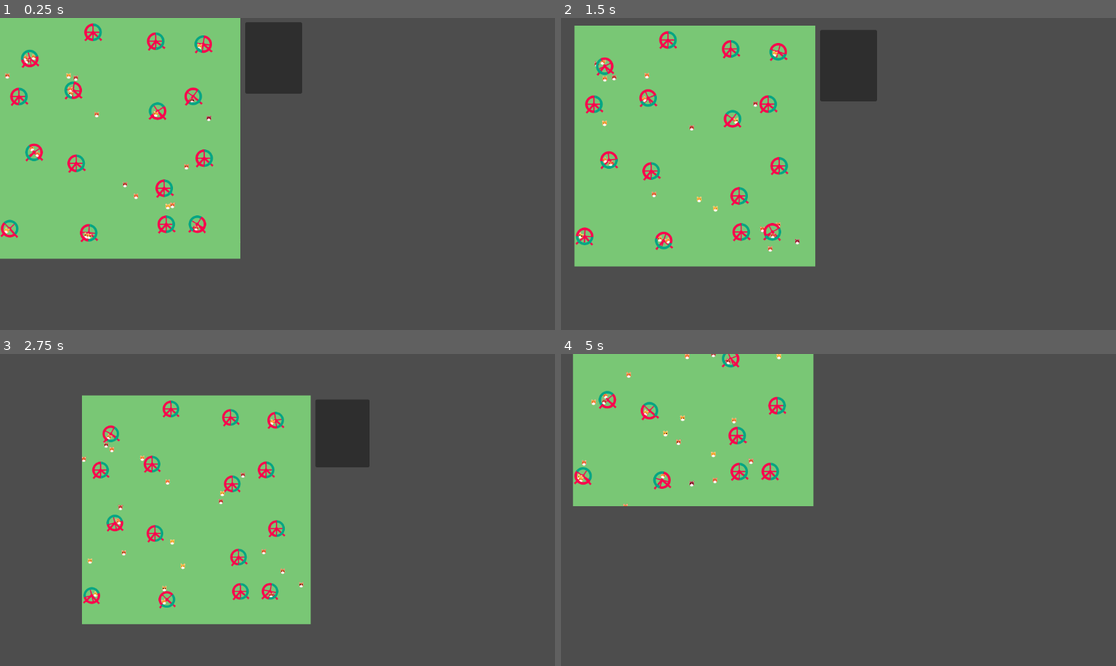
Above: before the commit, frames 1-4 (two rows, left to right).
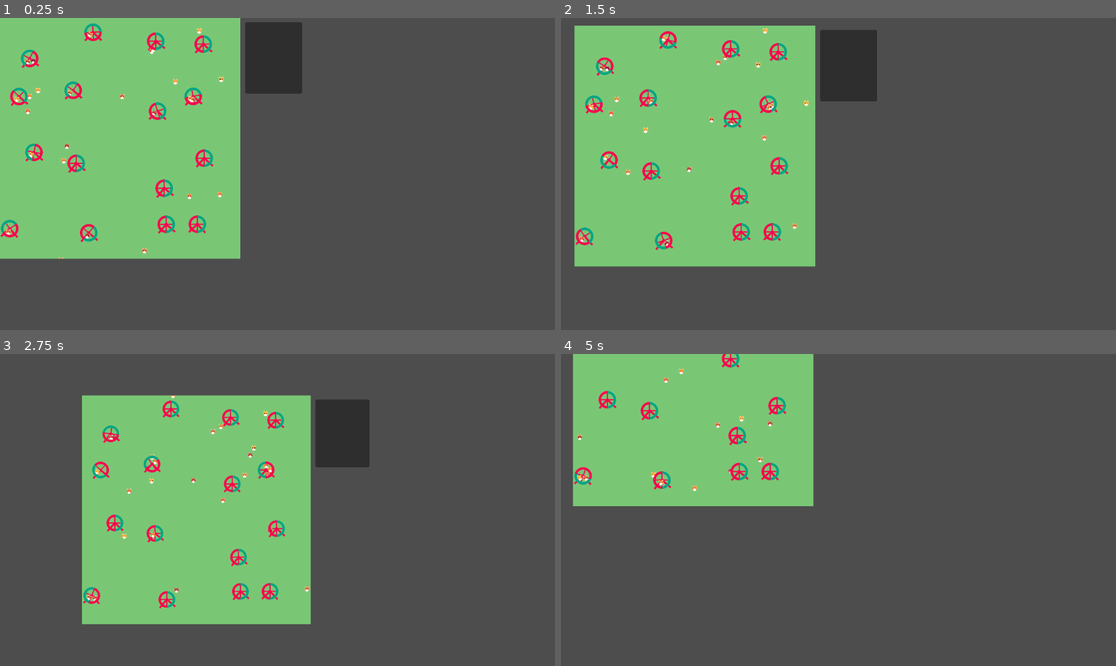
Above: after the commit, the same moments.

Repository: ErikSeewald/Pronicula
Game: Godot game, scene res://scenes/Hamsters.tscn
Two runs of this game, one before a commit and one after it. Both use one fixed random seed, a clock stepped at 60 frames per second and the inputs below.
Inputs (mouse positions are in pixels of both pictures, inside the frame that each line leads up to):
- Up to frame 1 (0.25 s): no input
- Up to frame 2 (1.5 s): move the mouse to (960, 158) at 0.52 s; hold Middle mouse button (move_around) 0.53-1.25 s; click (960, 158) at 0.67 s; drag from (727, 189) to (810, 236) at 1.27 s
- Up to frame 3 (2.75 s): move the mouse to (333, 441) at 2.02 s; tap Mouse wheel down (zoom_out) at 2.1 s; click (333, 441) at 2.17 s
- Up to frame 4 (5 s): drag from (810, 572) to (672, 463) at 2.77 s; move the mouse to (1005, 556) at 3.52 s; tap Mouse wheel up (zoom_in) at 3.6 s; click (1005, 556) at 3.67 s; drag from (672, 463) to (755, 432) at 4.27 s

The runs differ from the first frame. In frame 1, 1.2% of the frame differs, in the area x 0-41%, y 1-78%; in frame 2, 1.3%, in the area x 2-45%, y 3-76%; in frame 3, 1.1%; in frame 4, 0.8%.

Commit message:
more hamster refactoring

Diff:
--- a/scenes/Hamsters.tscn
+++ b/scenes/Hamsters.tscn
@@ -6,12 +6,13 @@
 
 [sub_resource type="ShaderMaterial" id="ShaderMaterial_58ydm"]
 shader = ExtResource("2_dters")
-shader_parameter/time = 126.465
+shader_parameter/time = 210.85
 shader_parameter/size = 12.0
 shader_parameter/seed = 1
 shader_parameter/jitter_intensity = 2.0
 shader_parameter/hamster_count = 30
 shader_parameter/bobbing_speed = 50.0
+shader_parameter/wheel_desire = 0.75
 
 [node name="Hamsters" type="Node2D" unique_id=699650666]
 
--- a/shaders/demos/hamsters/hamsters.gdshader
+++ b/shaders/demos/hamsters/hamsters.gdshader
@@ -31,6 +31,16 @@
 const float HAMSTER_SIZE = 0.13;
 uniform uint hamster_count = 30;
 uniform float bobbing_speed = 50.0;
+uniform float wheel_desire: hint_range(0.0, 1.0) = 0.75; // Chance to choose a wheel as the next goal
+
+// Jitters the given coordinates with a jitter seed derived from
+// the jitter group they fall into.
+// As a result, all coordinates within the same group are jittered the same.
+vec2 jitter_grouped(vec2 coords)
+{
+	vec2 jitter_seed = floor(coords  / float(jitter_bounds));
+	return jitter(coords, jitter_seed, seed, jitter_intensity);
+}
 
 // Samples the procedural SDF wheel texture based on the given uv as well
 // as the rotated uv for the non-static parts. Uses the difference
@@ -74,27 +84,25 @@
 	return vec4(color, alpha); // mask_aa is applied later
 }
 
-vec2 get_jittered_wheel_coords(vec2 coords)
-{
-	//float sin_jitter = 1.7 + sin(time) * 0.3;
-	vec2 jitter_seed = floor(coords  / float(jitter_bounds));
-	return jitter(coords, jitter_seed, seed, jitter_intensity);
-}
-
-// Draws wheels onto the current color at the given pre-jittered grid coordinates.
+// Draws wheels onto the current color at the given coordinate.
+// This coordinate is used to determine wether the fragment falls onto the UV bounds of a jittered
+// wheel. Should that be the case, sample_wheel() makes sure to mask the pre-drawn hamsters between
+// the various parts of the wheel correctly.
+// If the hamster drawing step determined that there are hamsters on the wheel at this fragment,
+// the given wheel_rotation determines how far they have rotated it and how it should therefore be drawn.
 vec3 draw_wheels(vec2 coords, vec3 cur_col, float wheel_rotation)
 {
 	// Only draw wheel if the tile is the center of the jitter group
-	coords = get_jittered_wheel_coords(coords);
+	coords = jitter_grouped(coords);
 	ivec2 idx = ivec2(coords);
 	if (idx.x % jitter_bounds == jitter_center && idx.y % jitter_bounds == jitter_center)
 	{
 		vec2 uv = fract(coords);
 
-		// This one is used for the wheel rotation
+		// Main rotation induced by the hamsters
 		vec2 rotated_uv = rotate_around_center(uv, wheel_rotation);
 
-		// But still give all of them a small constant rotation to make them look more random
+		// Still give all wheels a small global rotation to make them look more random
 		uv = rotate_around_center(uv, (hash_vec2_float(vec2(idx), seed) - 0.5) * 0.25);
 
 		vec4 wheel = sample_wheel(uv, rotated_uv, cur_col);
@@ -104,32 +112,35 @@
 	return cur_col;
 }
 
-// Samples the procedural SDF hamster texture based on the given UV.
-vec4 sample_hamster(vec2 uv, vec3 color_offset)
-{
-	// Origin already at hamster center
+// Samples the procedural SDF hamster texture based on the given position
+// around the hamster center (0,0).
+// The given color_offset is used to add variety to the appearances of different hamsters.
+vec4 sample_hamster(vec2 pos, vec3 color_offset)
+{
 	vec4 value = TRANSPARENT;
 	float alpha = 0.0;
 	vec3 hamster_col = HAMSTER_COL_BASE + color_offset;
 
 	// EARS
+	float ear_size = HAMSTER_SIZE * 0.4;
 	vec2 ear_A_offset = vec2(0.6, 0.9) * HAMSTER_SIZE;
 	vec2 ear_B_offset = vec2(-0.6, 0.9) * HAMSTER_SIZE;
-	float ear_A = -sd_circle(uv + ear_A_offset, HAMSTER_SIZE * 0.4);
-	float ear_B = -sd_circle(uv + ear_B_offset, HAMSTER_SIZE * 0.4);
-
-	alpha = max(alpha, max(ear_A, ear_B));
+	float ear_A = -sd_circle(pos + ear_A_offset, ear_size);
+	float ear_B = -sd_circle(pos + ear_B_offset, ear_size);
+
+	alpha = sdf_union(vec2(ear_A, ear_B));
 	value = mask_aa(value, vec4(hamster_col, 1.0), alpha);
 
-	float inner_ear_A = -sd_circle(uv + ear_A_offset, HAMSTER_SIZE * 0.25);
-	float inner_ear_B = -sd_circle(uv + ear_B_offset, HAMSTER_SIZE * 0.25);
-
-	alpha = max(inner_ear_A, inner_ear_B);
+	float inner_ear_size = HAMSTER_SIZE * 0.25;
+	float inner_ear_A = -sd_circle(pos + ear_A_offset, inner_ear_size);
+	float inner_ear_B = -sd_circle(pos + ear_B_offset, inner_ear_size);
+
+	alpha = sdf_union(vec2(inner_ear_A, inner_ear_B));
 	value = mask_aa(value, vec4(HAMSTER_SKIN_COL, 1.0), alpha);
 
 	// BODY
-	float head = -sd_circle(uv, HAMSTER_SIZE);
-	float head_white = -sd_circle(uv + vec2(0.0, -0.5) * HAMSTER_SIZE, HAMSTER_SIZE * 0.7);
+	float head = -sd_circle(pos, HAMSTER_SIZE);
+	float head_white = -sd_circle(pos + vec2(0.0, -0.5) * HAMSTER_SIZE, HAMSTER_SIZE * 0.7);
 
 	alpha = head;
 	value = mask_aa(value, vec4(hamster_col, 1.0), alpha);
@@ -138,20 +149,22 @@
 	value = mask_aa(value, vec4(1.0), alpha);
 
 	// FACE
-	float eye_A = -sd_circle(uv + vec2(0.4, 0.2) * HAMSTER_SIZE, HAMSTER_SIZE * 0.22);
-	float eye_B = -sd_circle(uv + vec2(-0.4, 0.2) * HAMSTER_SIZE, HAMSTER_SIZE * 0.22);
-	float mouth = -sd_circle(uv + vec2(0.0, -0.5) * HAMSTER_SIZE, HAMSTER_SIZE * 0.1);
-
-	alpha = max(mouth, max(eye_A, eye_B));
+	float eye_size = HAMSTER_SIZE * 0.22;
+	float eye_A = -sd_circle(pos + vec2(0.4, 0.2) * HAMSTER_SIZE, eye_size);
+	float eye_B = -sd_circle(pos + vec2(-0.4, 0.2) * HAMSTER_SIZE, eye_size);
+	float mouth = -sd_circle(pos + vec2(0.0, -0.5) * HAMSTER_SIZE, HAMSTER_SIZE * 0.1);
+
+	alpha = sdf_union(vec3(mouth, eye_A, eye_B));
 	value = mask_aa(value, vec4(vec3(0.0), 1.0), alpha);
 
-	float eye_sparkle_A = -sd_circle(uv + vec2(0.32, 0.28) * HAMSTER_SIZE, HAMSTER_SIZE * 0.075);
-	float eye_sparkle_B = -sd_circle(uv + vec2(-0.32, 0.28) * HAMSTER_SIZE, HAMSTER_SIZE * 0.075);
-
-	alpha = max(eye_sparkle_A, eye_sparkle_B);
+	float sparkle_size = HAMSTER_SIZE * 0.075;
+	float eye_sparkle_A = -sd_circle(pos + vec2(0.32, 0.28) * HAMSTER_SIZE, sparkle_size);
+	float eye_sparkle_B = -sd_circle(pos + vec2(-0.32, 0.28) * HAMSTER_SIZE, sparkle_size);
+
+	alpha = sdf_union(vec2(eye_sparkle_A, eye_sparkle_B));
 	value = mask_aa(value, vec4(1.0), alpha);
 
-	float nose = -sd_circle(uv, HAMSTER_SIZE * 0.25);
+	float nose = -sd_circle(pos, HAMSTER_SIZE * 0.25);
 
 	alpha = nose;
 	value = mask_aa(value, vec4(HAMSTER_NOSE_COL, 1.0), alpha);
@@ -159,34 +172,28 @@
 	return value;
 }
 
-// Third value says wether or not the target was chosen as a wheel
-vec3 get_goal(vec2 cur_hamster, float t)
-{
-	t = mod(t, 100000.0);
-	t = t == 0.0 ? 0.1 : t;
-
-	vec2 hash = hash_vec2_vec2(cur_hamster * t, seed) * size;
-
-
-	// 75% chance for the goal to be a wheel
-	if (fract(hash.x) < 0.75)
+// Chooses a pseudo-random wandering goal based on the given hamster position
+// and the point in time t.
+// Has a chance of choosing a specific wheel instead of a random coordinate
+// as the goal.
+// Returns: vec3(goal.x, goal.y, is_wheel)
+vec3 get_goal(vec2 hamster_pos, float t)
+{
+	t = t == 0.0 ? 0.1 : t; // If t were allowed to be 0, all hamsters would start with the same goal
+	vec2 hash = hash_vec2_vec2(hamster_pos * t, seed) * size;
+
+	if (fract(hash.x) < wheel_desire)
 	{
+		// Inverse jitter_grouped() to get the coordinate of the wheel in the jitter group
+		// that the hash falls into
 		vec2 jitter_seed = floor(hash / float(jitter_bounds));
-		vec2 goal = floor(hash / float(jitter_bounds)) * float(jitter_bounds) + vec2(1.0);
-		goal = jitter(goal, jitter_seed, seed, -jitter_intensity); // Inverse jitter
+		vec2 center = jitter_seed * float(jitter_bounds) + vec2(1.0);
+		vec2 goal = jitter(center, jitter_seed, seed, -jitter_intensity); // Inverse jitter
 		return vec3(goal + wheel_center_to_bottom, 1.0);
 	}
 
 	return vec3(hash, 0.0);
 }
-
-// Speeds up until 0.25 then slows down again
-float get_wheel_rotation(float t, vec2 idx)
-{
-	float individualizer = floor((hash_vec2_float(idx, seed) + 0.1) * 10.0); // Whole number to ensure multiple of 2PI
-	return 1.0 / (1.0 + exp(-(t*20.0 - 5.0))) * individualizer * 6.325; // 6.325to ensure integral from 0.0 to 0.5 is 2PI
-}
-
 
 float walkNoise(float t)
 {
@@ -197,6 +204,12 @@
 	return mix(a, b, smoothstep(0.0, 1.0, t_fract));
 }
 
+// Speeds up until 0.25 then slows down again
+float get_wheel_rotation(float t, vec2 idx)
+{
+	float individualizer = floor((hash_vec2_float(idx, seed) + 0.1) * 10.0); // Whole number to ensure multiple of 2PI
+	return 1.0 / (1.0 + exp(-(t*20.0 - 5.0))) * individualizer * 6.325; // 6.325to ensure integral from 0.0 to 0.5 is 2PI
+}
 
 // Draws hamsters onto the current color at the given grid coordinates.
 vec3 draw_hamsters(vec2 coords, vec3 cur_col, inout float wheel_rotation)
@@ -226,7 +239,7 @@
 
 		bool b = false;
 
-		vec2 jit = get_jittered_wheel_coords(last_goal.xy);
+		vec2 jit = jitter_grouped(last_goal.xy);
 		ivec2 wheel_idx = ivec2(jit);
 
 		float cur_wheel_rotation;
Not shown, changed: shaders/util/sdf.gdshaderinc
